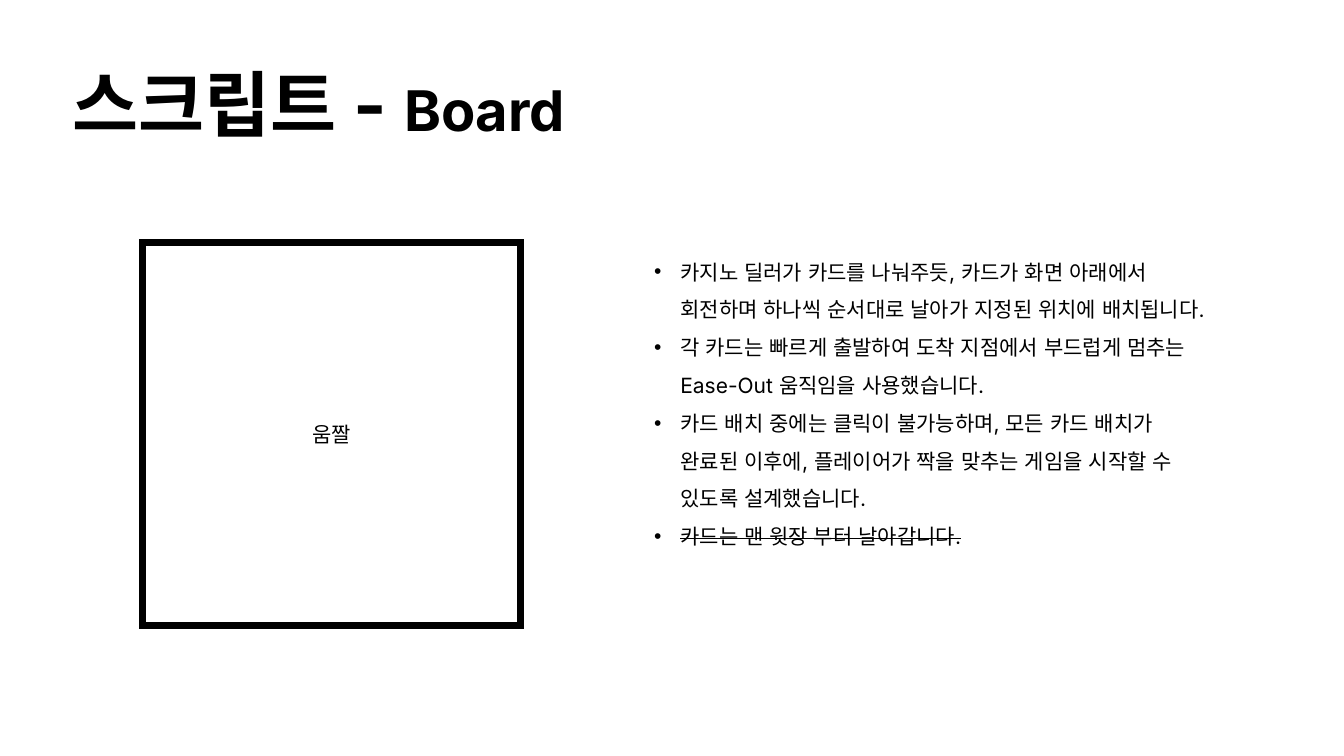
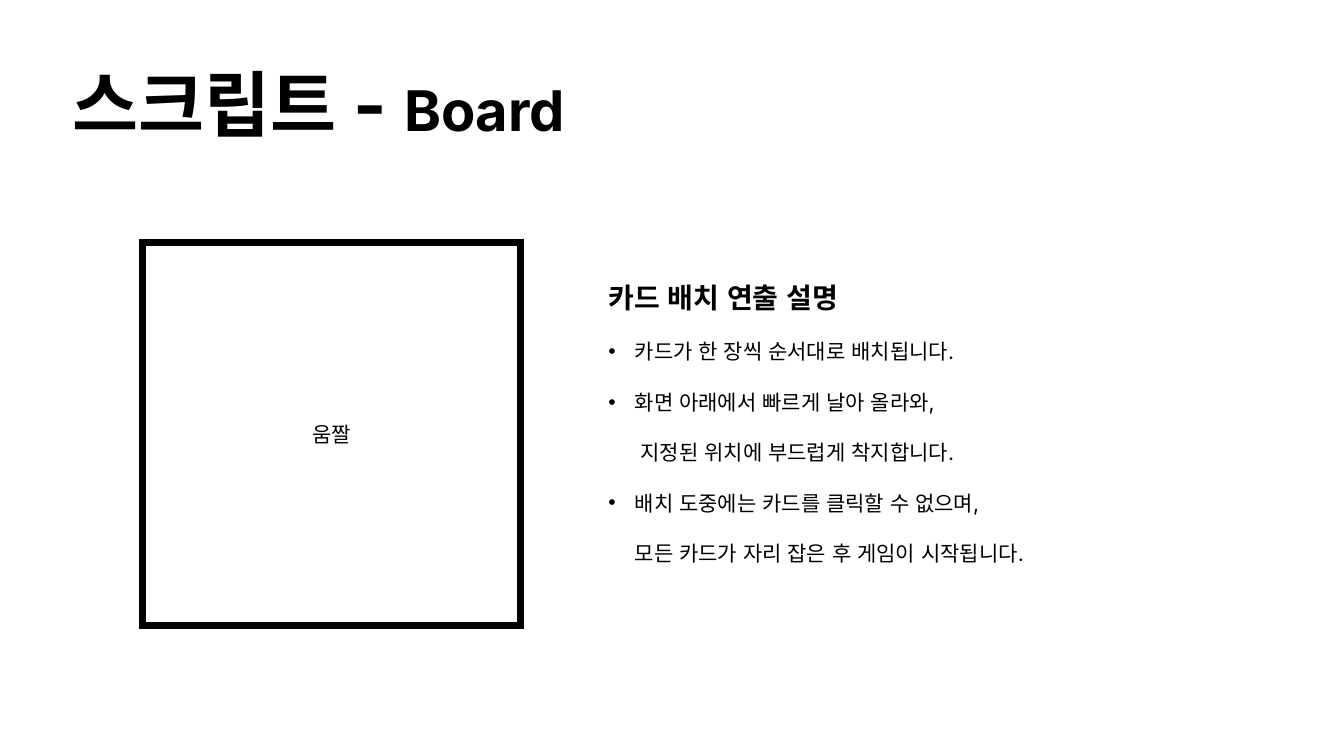
Before and after one commit to gyro1515/TeamProject_FindRtan, a slide deck: slide 9 of tzjqc37h0bnimw7.pptx. Drawn at 1344x756 pixels with LibreOffice and Linux fonts; fonts in the diff are those of the drawing; background and template pictures are left out. Boxes give left, top, right and bottom in pixels: in the first picture for what was removed or moved away, otherwise in the second. Text is boxed around its words. In the diff, an @@ line names an element or a change of style, - is before the commit and + after.

```diff
--- a/tzjqc37h0bnimw7.pptx
+++ b/tzjqc37h0bnimw7.pptx
@@ text at [608,284,1024,563]: text changed @@
-• 카지노 딜러가 카드를 나눠주듯, 카드가 화면 아래에서 회전하며 하나씩 순서대로 날아가 지정된 위치에 배치됩니다.
-• 각 카드는 빠르게 출발하여 도착 지점에서 부드럽게 멈추는 Ease-Out 움직임을 사용했습니다.
-• 카드 배치 중에는 클릭이 불가능하며, 모든 카드 배치가 완료된 이후에, 플레이어가 짝을 맞추는 게임을 시작할 수 있도록 설계했습니다.
-• 카드는 맨 윗장 부터 날아갑니다.
+카드 배치 연출 설명
+• 카드가 한 장씩 순서대로 배치됩니다.
+• 화면 아래에서 빠르게 날아 올라와,
+  지정된 위치에 부드럽게 착지합니다.
+• 배치 도중에는 카드를 클릭할 수 없으며,
+  모든 카드가 자리 잡은 후 게임이 시작됩니다.
```
Also in this commit, not shown: 2 other slides changed, 1 other file.
